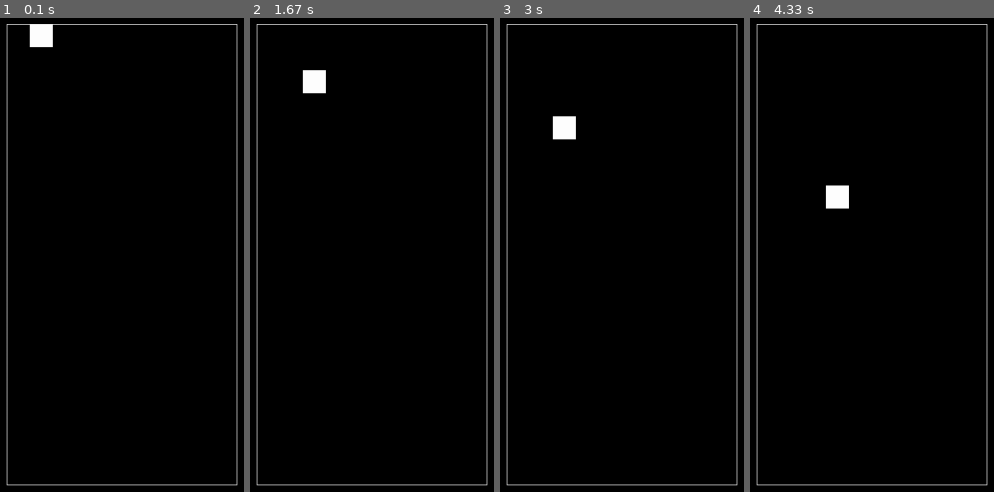
Above: before the commit, frames 1-4 (left to right).
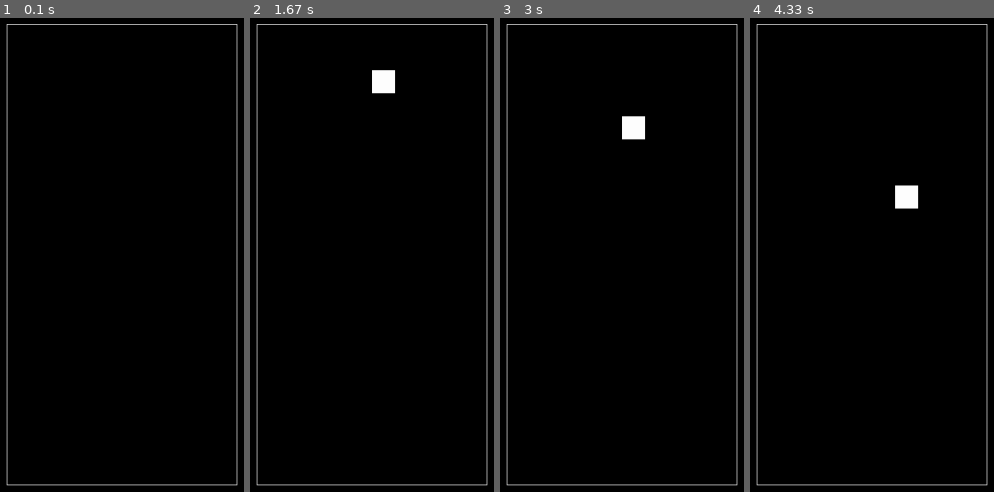
Above: after the commit, the same moments.

Repository: funa4i/pygame_tetris
Game: pygame game, started from main.py
Same seed, same stepped clock (60 frames per second), same inputs: the game is played once before the commit and once after it.
Inputs:
- Up to frame 1 (0.1 s): no input
- Up to frame 2 (1.67 s): hold D 0.33-0.8 s; hold D 0.83-1.3 s; hold A from 1.33 s (still down)
- Up to frame 3 (3 s): release A at 1.87 s; hold A 1.9-2.3 s; hold D 2.33-2.97 s
- Up to frame 4 (4.33 s): hold A 3-3.47 s; hold D 3.5-3.97 s; hold D from 4 s (still down)

The runs differ from the first frame. In frame 1, 0.5% of the frame differs, in the area x 11-22%, y 1-7%; in frame 2, 1.0%, in the area x 21-60%, y 10-17%; in frame 3, 1.0%; in frame 4, 1.0%.

Commit message:
normal_a_b_coord

Diff:
--- a/main.py
+++ b/main.py
@@ -7,25 +7,40 @@
 y_col = 20
 fps = 60
 pos_y_global = 30
-pos_x_global = 285
+
 
 class PlacePlay:
-    # создание поля
     def __init__(self):
         self.pole = np.zeros((20, 10), dtype=np.int16)
         self.pos_y = pos_y_global
-        self.pos_x = pos_x_global
-
+        self.a = -1
+        self.b = 4
+        self.pos_x = 250 + (35 * self.b)
 
     def render(self):
         pygame.draw.rect(screen, (255, 255, 255),
                          (250, 35, 350, 700), 1)
+        for i in range(20):
+            for j in range(10):
+                if self.pole[i][j] == 1:
+                    pygame.draw.rect(screen, (255, 255, 255),
+                                    (self.pos_x, self.pos_y, 35, 35))
+
 
     def drop_item(self):
         if pos_y_global % 35 == 0:
             self.pos_y = pos_y_global
-        pygame.draw.rect(screen, (255, 255, 255),
-                         (self.pos_x, self.pos_y, 35, 35))
+            self.a += 1
+            self.pole[self.a][self.b] = 1
+            self.pole[self.a - 1][self.b] = 0
+            self.pole[self.a][self.b] = 0
+            self.b = (self.pos_x - 250) // 35
+            self.pole[self.a][self.b] = 1
+            print(self.a, self.b)
+
+
+
+
 
 clock = pygame.time.Clock()
 running = True
@@ -35,16 +50,19 @@
     for event in pygame.event.get():
         if event.type == pygame.QUIT:
             running = False
-        if event.type == pygame.K_a:
-            play.pos_x -= 36
         if event.type == pygame.KEYDOWN:
             if flag:
                 if event.key == pygame.K_a:
+                    print(play.pos_x)
                     if play.pos_x != 250:
                         play.pos_x -= 35
                 if event.key == pygame.K_d:
                     if play.pos_x != 565:
                         play.pos_x += 35
+                play.pole[play.a][play.b] = 1
+
+
+
     screen.fill((0, 0, 0))
     play.render()
     play.drop_item()
@@ -55,7 +73,6 @@
         flag = False
     clock.tick(fps)
 
-
     pygame.display.flip()
 if __name__ == '__main__':
     pygame.init()
